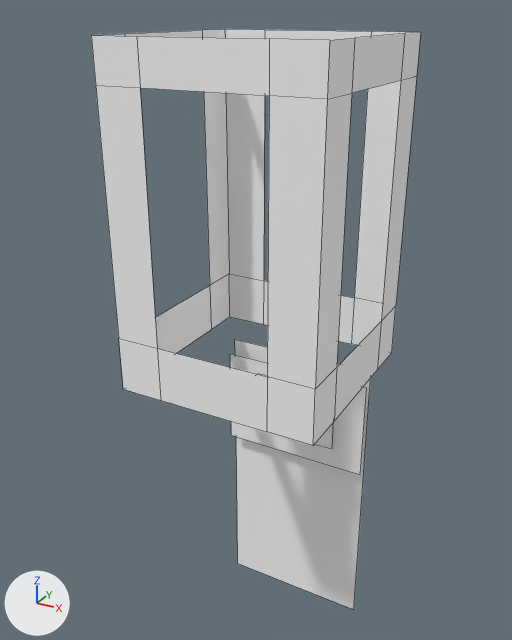
A saved change to the FBX model Assets/DropZone/Models/MapSelector.fbx.
One viewpoint serves both versions: a 50 mm camera at (1.78, -3.35, 2.11) aimed at (-0.12, 0.12, 0.37). The axes (+X, +Y, +Z) are drawn at lower left. The lights are the same throughout. Mesh edges are drawn as thin lines. Where no turn or scale is listed for an object, it has been applied to the vertices.

The first picture shows 'AcceptButton', 'AcceptIcon', 'Background', 'OuterShell'.
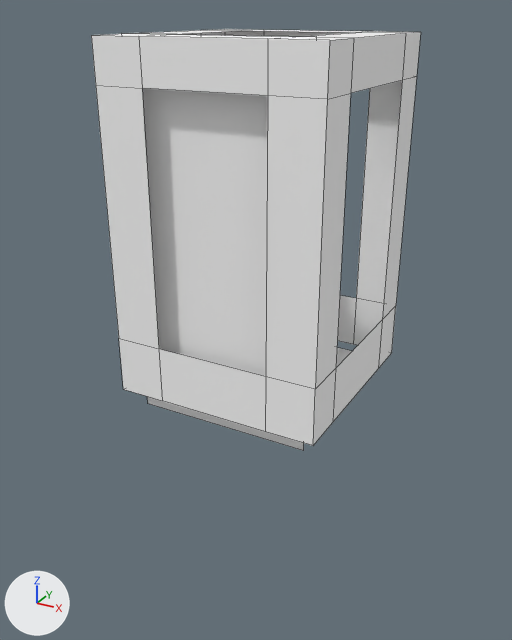
Commit message: updated map selector

ob_ground is not drawn itself; it is the parent of ob_outershell, ob_background, ob_tile.

Boxes (x1, y1, x2, y2) around the edits, measured in the pictures (512 x 640 px):
```json
{"object": "OuterShell", "change": "reshaped, turned", "before": [91, 29, 421, 446], "after": [91, 29, 421, 446]}
{"object": "Background", "change": "moved, turned", "before": [235, 340, 371, 610], "after": [122, 33, 317, 451]}
{"object": "AcceptButton", "change": "deleted", "before": [230, 354, 367, 474]}
{"object": "AcceptIcon", "change": "deleted", "before": [315, 423, 333, 449]}
{"object": "Tile", "change": "rescaled, turned", "after": [336, 348, 352, 368], "on screen": "not visible before"}
{"part": 1, "of": "me_mesh_004", "change": "added", "after": [105, 29, 415, 40]}
```

Scene script edits in JSON lines:
```json
{"block": "me_mesh_004", "where": "me_mesh_004.from_pydata(...)  # 48 vertices, 32 faces; spans x -51.0..51.0, y 11.0..199.0, z -51.0..51.0"}
{"block": "me_mesh_004", "where": "# used by ob_outershell; parent = ob_ground; location = (0.0, 0.0, 0.0); scale = (1.18, 1.0, 1.18)"}
{"block": "me_mesh_004", "where": "# verts and faces of me_mesh_004; kept vertices keep their numbers, new ones are numbered from 48"}
{"block": "me_mesh_004", "where": "# before: 4 (-51.0, 199.0, 51.0) at pixel (91, 35), 5 (51.0, 199.0, 51.0) at pixel (329, 40), 6 (-51.0, 199.0, -51.0) at pixel (224, 29), 7 (51.0, 199.0, -51.0) at pixel (420, 32), 16 (-51.0, 199.0, 30.0) at pixel (124, 33)"}
{"block": "me_mesh_004", "where": "# before: 20 (-51.0, 199.0, -29.0) at pixel (202, 30), 24 (51.0, 199.0, -28.0) at pixel (404, 33), 28 (51.0, 199.0, 28.0) at pixel (354, 37), 32 (-29.0, 199.0, 51.0) at pixel (136, 36), 36 (28.0, 199.0, 51.0) at pixel (269, 38)"}
{"block": "me_mesh_004", "where": "# before: 40 (-28.0, 199.0, -51.0) at pixel (264, 29), 44 (28.0, 199.0, -51.0) at pixel (371, 31)"}
{"block": "me_mesh_004", "change": "me_mesh_004 part 1"}
{"op": "add", "block": "me_mesh_004", "code": "verts[48] = (28.0, 199.0, -29.0)  # pixel (172, 34)"}
{"op": "add", "block": "me_mesh_004", "code": "verts[49] = (28.0, 199.0, 29.0)"}
{"op": "add", "block": "me_mesh_004", "code": "verts[50] = (-28.0, 199.0, -29.0)  # pixel (295, 36)"}
{"op": "add", "block": "me_mesh_004", "code": "verts[51] = (-28.0, 199.0, 30.0)  # pixel (355, 32)"}
{"op": "add", "block": "me_mesh_004", "code": "faces += [(7, 44, 48, 24), (5, 28, 49, 36), (24, 48, 49, 28), (40, 50, 48, 44), (32, 36, 49, 51), (6, 20, 50, 40)]"}
{"op": "add", "block": "me_mesh_004", "code": "faces += [(16, 51, 50, 20), (4, 32, 51, 16)]"}
{"op": "remove", "block": "ob_acceptbutton", "code": ["ob_acceptbutton = bpy.data.objects.new('AcceptButton', me_mesh_001)", "ob_acceptbutton.location = (0.0, 0.433, -0.501)"]}
{"op": "set", "path": "ob_ground.rotation_euler", "old": "(1.571, 0.0, 0.0)", "new": "(1.571, 0.0, -3.142)", "note": "degrees (90, 0, 0) -> degrees (90, 0, -180)"}
{"op": "remove", "block": "ob_accepticon", "code": ["ob_accepticon = bpy.data.objects.new('AcceptIcon', me_mesh_002)", "ob_accepticon.location = (0.033, 0.413, -0.385)"]}
{"op": "set", "path": "ob_background.location", "old": "(0.0, -200.0, 0.0)", "new": "(0.0, 0.0, 0.0)"}
{"op": "set", "path": "ob_tile.scale", "old": "(0.194, 0.194, 0.194)", "new": "(1.0, 1.0, 1.0)"}
```
